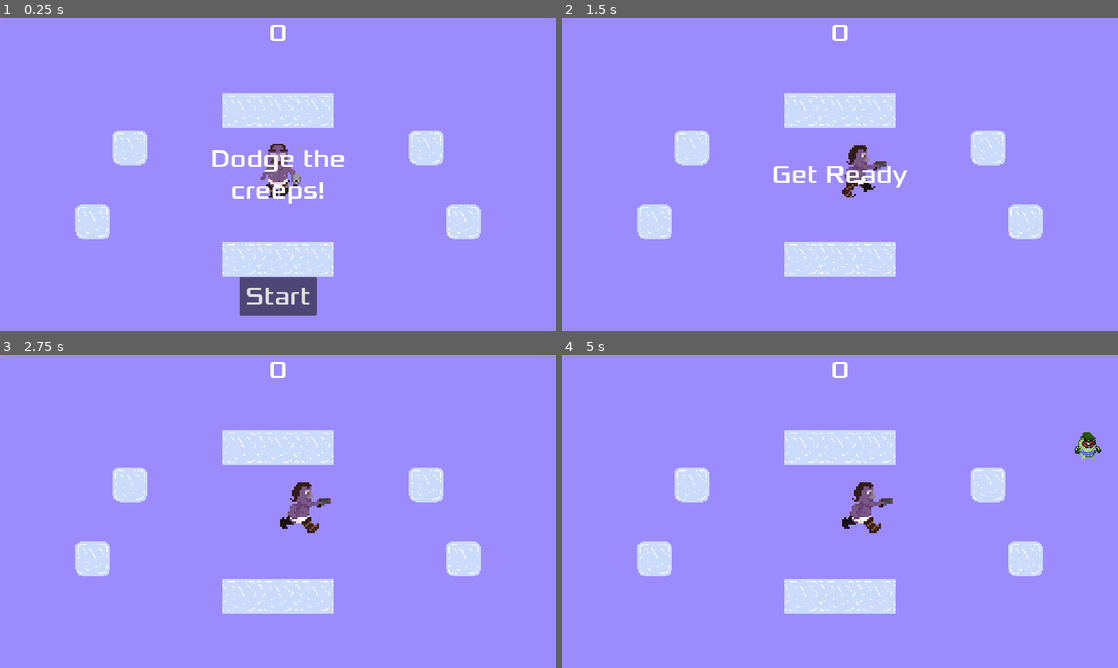
Above: before the commit, frames 1-4 (two rows, left to right).
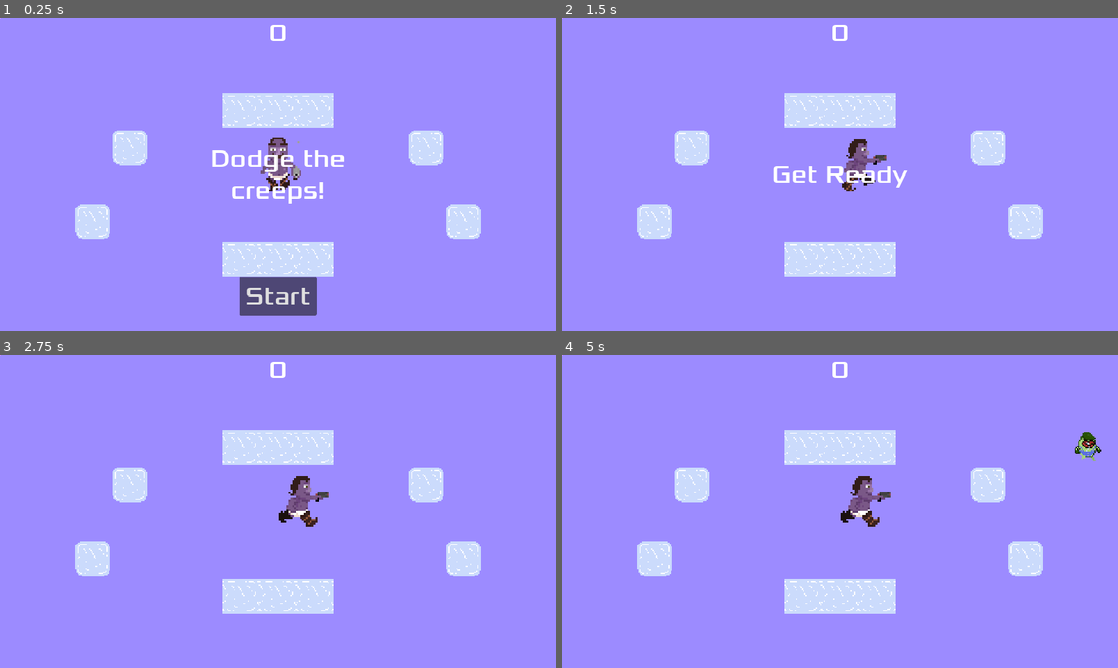
Above: after the commit, the same moments.

Repository: eli0lson/StarterGame
Game: Godot game, scene res://mainScene/main.tscn
Same seed, same stepped clock (60 frames per second), same inputs: the game is played once before the commit and once after it.
Inputs:
- Up to frame 1 (0.25 s): no input
- Up to frame 2 (1.5 s): click "Start" at 0.5 s; tap Enter (ui_accept) at 1.25 s; hold D (move_right) from 1.28 s (still down)
- Up to frame 3 (2.75 s): keep holding D (move_right); tap Enter (ui_accept) at 1.52, 2.27 s
- Up to frame 4 (5 s): release D (move_right) at 2.78 s; hold A (move_left) 2.78-3.53 s; hold D (move_right) from 3.53 s (still down); tap Enter (ui_accept) at 3.77, 4.52 s

The runs differ from the first frame. In frame 1, 0.5% of the frame differs, in the area x 46-55%, y 38-58%; in frame 2, 0.5%; in frame 3, 0.7%, in the area x 50-60%, y 38-57%; in frame 4, 0.7%.

Commit message:
add backwards moving

Diff:
--- a/mainScene/main.tscn
+++ b/mainScene/main.tscn
@@ -39,8 +39,8 @@
 
 [sub_resource type="TileSet" id="TileSet_7flge"]
 tile_size = Vector2i(32, 32)
-physics_layer_0/collision_layer = 255
-physics_layer_0/collision_mask = 255
+physics_layer_0/collision_layer = 239
+physics_layer_0/collision_mask = 239
 physics_layer_0/physics_material = SubResource("PhysicsMaterial_eoqqh")
 terrain_set_0/mode = 0
 terrain_set_0/terrain_0/name = "Ice"
--- a/newPlayer/character_body_2d.gd
+++ b/newPlayer/character_body_2d.gd
@@ -23,19 +23,22 @@
 
 func handle_movement(input: Vector2, firing_input: Vector2, delta):
 	if input != Vector2.ZERO or firing_input != Vector2.ZERO:
+		var animation_input = input
 		velocity = velocity.move_toward(input * SPEED, delta * ACCEL)
 		if input == Vector2.ZERO:
 			$body.stop()
 		else:
 			$body.play()
 		if firing_input != Vector2.ZERO:
-			input = firing_input
+			animation_input = firing_input
 
 		var new_direction = direction
-		if input.y != 0:
-			new_direction = " down" if input.y > 0 else " up"
+		if animation_input.y != 0:
+			new_direction = " down" if animation_input.y > 0 else " up"
+			$body.speed_scale = -1 if animation_input.y != input.y else 1
 		else:
-			new_direction = " right" if input.x > 0 else " left"
+			new_direction = " right" if animation_input.x > 0 else " left"
+			$body.speed_scale = -1 if animation_input.x != input.x else 1
 
 		if new_direction != direction or velocity != movement_vector or cur_accessories != Stats.stats["accessories"]:
 			direction = new_direction
@@ -136,7 +139,7 @@
 		var sprite = get_node(accessory)
 		if cur_accessories[accessory] == "none":
 			new_direction = ""
-		print(sprite.animation)
+
 		sprite.animation = cur_accessories[accessory] + new_direction
 		#$Weapon.animation = accessories["weapon"] + direction
 		#$Hat.animation = accessories["hat"] + direction
--- a/newPlayer/character_body_2d.tscn
+++ b/newPlayer/character_body_2d.tscn
@@ -12,13 +12,13 @@
 [ext_resource type="Texture2D" uid="uid://d20c13yceokaq" path="res://art/pickup-1.png" id="9_o8gab"]
 [ext_resource type="Texture2D" uid="uid://b3prhksey7tdf" path="res://art/hat left.png" id="11_v0i0b"]
 [ext_resource type="Texture2D" uid="uid://bq6n4lv4w7h2p" path="res://art/hat right.png" id="12_5fgvp"]
-[ext_resource type="Texture2D" uid="uid://b0pk5vyw0p4fr" path="res://art/cowboy hat.png" id="12_rwe8y"]
+[ext_resource type="Texture2D" uid="uid://b0pk5vyw0p4fr" path="res://art/cowboy-hat.png" id="12_rwe8y"]
 [ext_resource type="Texture2D" uid="uid://dnt4wkdt7pk2x" path="res://art/laser.png" id="12_ug8qo"]
 [ext_resource type="Texture2D" uid="uid://b8ply8f1ruh5g" path="res://art/hat up.png" id="13_rajcp"]
 [ext_resource type="Texture2D" uid="uid://d2yomd1up5v3t" path="res://art/pistol.png" id="14_yo2yj"]
 [ext_resource type="Texture2D" uid="uid://dchi0a48yrgt2" path="res://art/skull.png" id="15_2xb4u"]
 [ext_resource type="Texture2D" uid="uid://bp2s5tilws444" path="res://art/cowboy clothes.png" id="17_cbxcg"]
-[ext_resource type="Texture2D" uid="uid://xj3pip3nyyl" path="res://art/cowboy coat.png" id="18_l8f37"]
+[ext_resource type="Texture2D" uid="uid://xj3pip3nyyl" path="res://art/cowboy-coat.png" id="18_l8f37"]
 [ext_resource type="Texture2D" uid="uid://y2mrknn5c3gy" path="res://art/laser left.png" id="19_jwbl3"]
 [ext_resource type="Texture2D" uid="uid://dmk8o3oke5w80" path="res://art/mom spaghetti.png" id="19_kf0il"]
 [ext_resource type="Texture2D" uid="uid://b4aaantdmleuc" path="res://art/laser right.png" id="19_ra2jv"]
@@ -360,8 +360,8 @@
 }]
 
 [sub_resource type="CapsuleShape2D" id="CapsuleShape2D_41abw"]
-radius = 25.0
-height = 116.0
+radius = 29.0
+height = 142.0
 
 [sub_resource type="SpriteFrames" id="SpriteFrames_5hveu"]
 animations = [{
@@ -1032,11 +1032,11 @@
 [node name="body" type="AnimatedSprite2D" parent="."]
 scale = Vector2(5, 5)
 sprite_frames = SubResource("SpriteFrames_2cbxs")
-animation = &"naked cowboy right"
+animation = &"naked cowboy down"
 metadata/_edit_group_ = true
 
 [node name="CollisionShape2D" type="CollisionShape2D" parent="."]
-position = Vector2(0, 7)
+position = Vector2(-1, 10)
 shape = SubResource("CapsuleShape2D_41abw")
 metadata/_edit_group_ = true
 
--- a/pickups/pickup.gd
+++ b/pickups/pickup.gd
@@ -15,8 +15,9 @@
 	$Sprite2D.texture = load(modifiers[id]["sprite_path"])
 
 	var vp = get_viewport().size
-	position = Vector2(randf_range(20, vp.x - 20), randf_range(20, vp.y - 20))
+	position = Vector2(randf_range(40, 1440 - 40), randf_range(40, 810 - 40))
 
+	print(position, " ", vp)
 	show()
 # Called every frame. 'delta' is the elapsed time since the previous frame.
 func _process(delta: float) -> void:
--- a/pickups/pickup.tscn
+++ b/pickups/pickup.tscn
@@ -1,7 +1,6 @@
-[gd_scene load_steps=4 format=3 uid="uid://dam5fp7qa7qjs"]
+[gd_scene load_steps=3 format=3 uid="uid://dam5fp7qa7qjs"]
 
 [ext_resource type="Script" path="res://pickups/pickup.gd" id="1_hobxu"]
-[ext_resource type="Texture2D" uid="uid://f8j5j8tiq2to" path="res://art/projectile.png" id="2_7trlx"]
 
 [sub_resource type="CapsuleShape2D" id="CapsuleShape2D_dbsj5"]
 radius = 24.0
@@ -17,8 +16,7 @@
 [node name="Sprite2D" type="Sprite2D" parent="."]
 light_mask = 2
 visibility_layer = 2
-scale = Vector2(0.3, 0.3)
-texture = ExtResource("2_7trlx")
+scale = Vector2(4, 4)
 
 [node name="CollisionShape2D" type="CollisionShape2D" parent="."]
 shape = SubResource("CapsuleShape2D_dbsj5")
Renamed: art/cowboy coat.png -> art/cowboy-coat.png
Not shown, changed: art/cowboy-coat.png.import
Renamed: art/cowboy hat.png -> art/cowboy-hat.png
Not shown, changed: art/cowboy-hat.png.import
Not shown, changed: modifiers.txt
